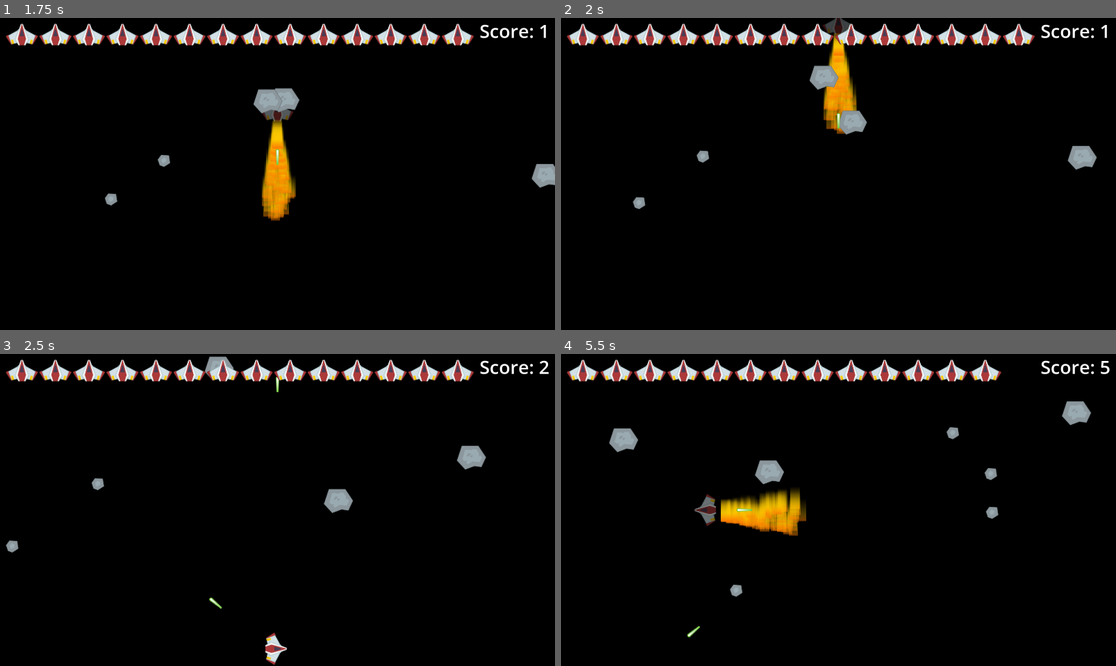
Above: before the commit, frames 1-4 (two rows, left to right).
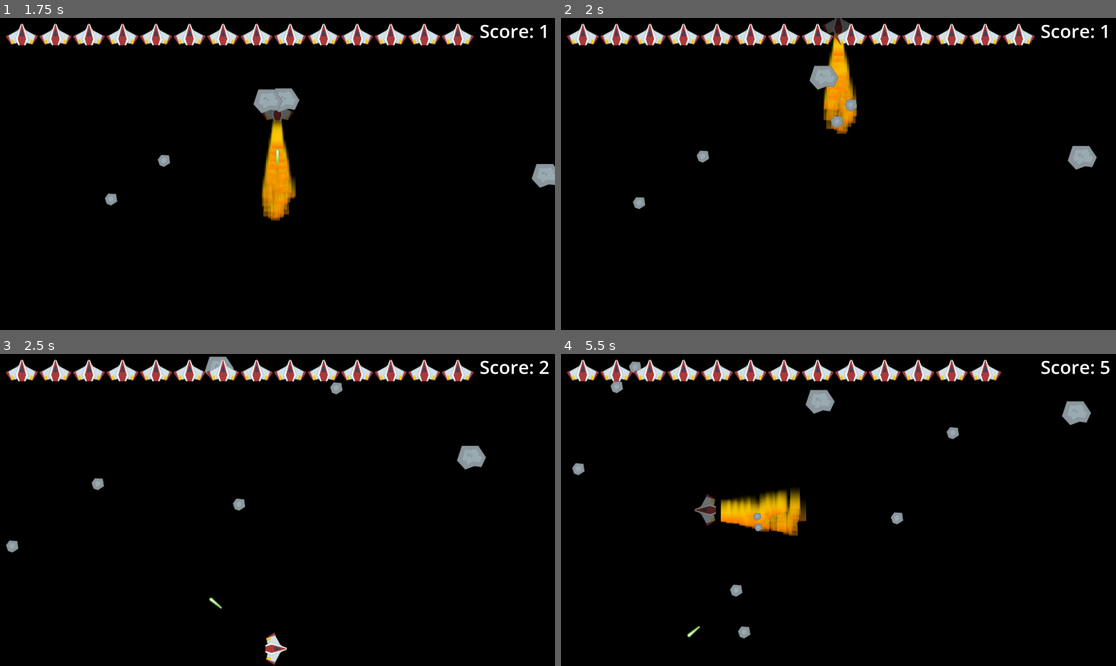
Above: after the commit, the same moments.

Repository: Dripcoding/godot-asteroids
Game: Godot game, scene res://game.tscn
Same seed, same stepped clock (60 frames per second), same inputs: the game is played once before the commit and once after it.
Inputs:
- Up to frame 1 (1.75 s): hold W (up) from 0.53 s (still down); tap Space (shoot) at 0.6, 1.35 s
- Up to frame 2 (2 s): keep holding W (up)
- Up to frame 3 (2.5 s): release W (up) at 2.03 s; hold A (left) from 2.03 s (still down); tap Space (shoot) at 2.1 s
- Up to frame 4 (5.5 s): tap Space (shoot) every 0.75 s from 2.85 to 5.1 s; release A (left) at 3.53 s; hold S (down) 3.53-4.28 s; hold D (right) 4.28-5.03 s; hold W (up) from 5.03 s (still down)

Frame 1 is identical in both runs. In frame 2, 0.4% of the frame differs, in the area x 48-56%, y 26-38%; in frame 3, 0.5%; in frame 4, 1.5%, in the area x 2-79%, y 2-92%.
Error before the commit: Invalid call. Nonexistent function 'destroy' in base 'Area2D (laser.gd)'. (res://asteroid.gd:43)

Commit message:
clean up

Diff:
--- a/asteroid.gd
+++ b/asteroid.gd
@@ -5,6 +5,8 @@
 const MAX_HEALTH: int = 3
 const SHIELD_SPAWN_BUFFER: float = 20.0
 const SHIELD_DEFLECT_SPREAD_DEG: float = 30.0
+const SPLIT_COUNT: int = 2
+
 
 @export var health: int = MAX_HEALTH
 @export var current_size: String = 'big'
@@ -39,13 +41,12 @@
 
 
 func _on_area_entered(area: Area2D) -> void:
-	if area.is_in_group('lasers') and !area.is_piercing:
-		area.destroy()
-		update_stats()
-	elif area.is_in_group('lasers') and area.is_piercing:
+	if area.is_in_group('lasers'):
 		if area == ignored_laser:
 			return
-		update_stats(area)
+		if not area.is_piercing:
+			area.queue_free()
+		update_stats(area if area.is_piercing else null)
 	elif area.is_in_group('shield'):
 		area.take_hit()
 		update_stats(null, area)
@@ -53,7 +54,7 @@
 
 func _on_visible_on_screen_notifier_2d_screen_exited() -> void:
 	var viewport_rect: Rect2 = get_viewport_rect()
-#	# wrap around x axis from left to right
+	# wrap around x axis from left to right
 	if global_position.x < viewport_rect.position.x:
 		global_position.x = viewport_rect.end.x
 	# wrap around x axis from right to left
@@ -77,7 +78,7 @@
 	health -= 1
 	if health >= 0:
 		current_size = sizes[MAX_HEALTH - health]
-		if current_size != 'tiny':
+		if current_size != sizes.back():
 			spawn_children(area, shield)
 	# free asteroid that was hit
 	queue_free()
@@ -102,8 +103,8 @@
 		spawn_offset = shield_shape.radius + child_shape.radius + SHIELD_SPAWN_BUFFER
 
 	# draw child asteroids
-	for i in range(2):
-		var child = asteroid_scene.instantiate()
+	for i in range(SPLIT_COUNT):
+		var child: Node2D = asteroid_scene.instantiate()
 		child.global_position = global_position
 		child.current_size = current_size
 		child.color = color
